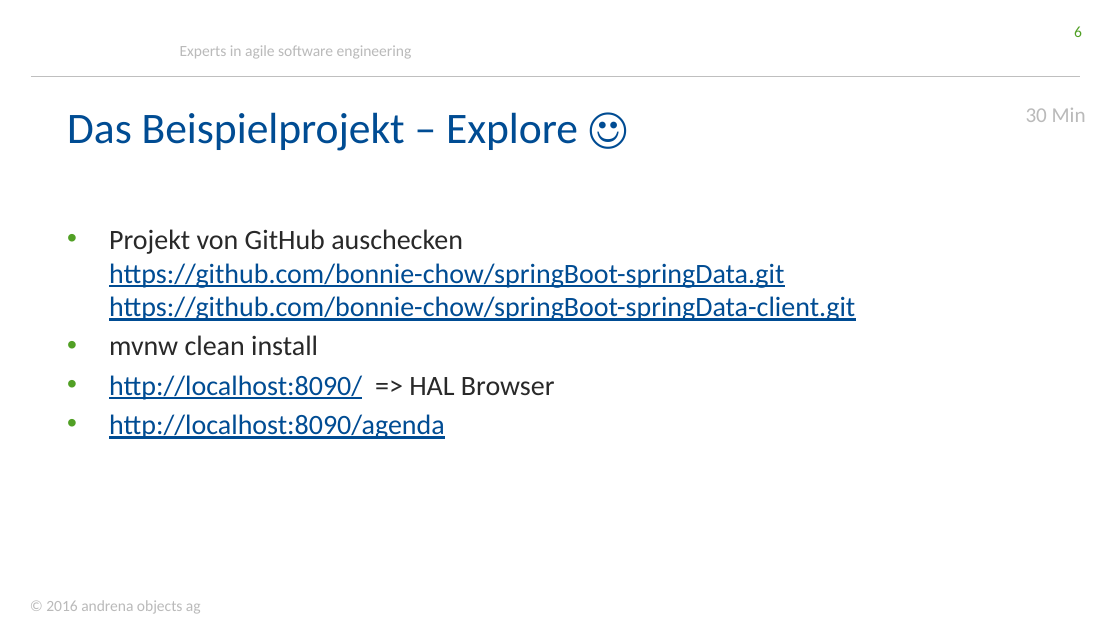
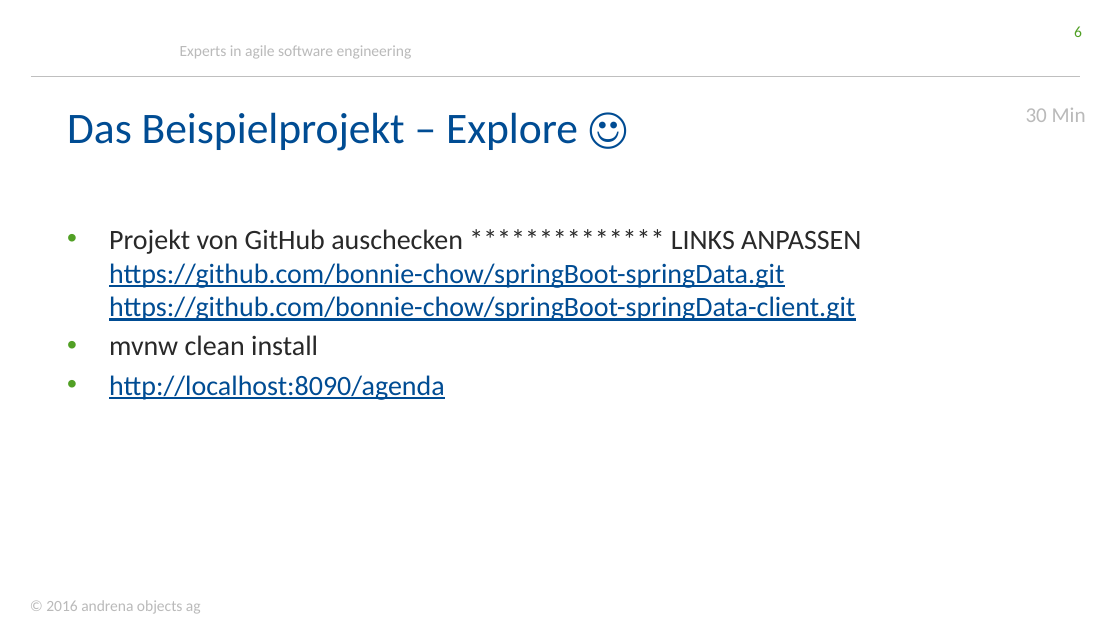
Before and after one commit to stklqt/oop-springboot-springdata-server, a slide deck: slide 6 of slidesXPDays.pptx. Drawn at 1120x630 pixels with LibreOffice and Linux fonts; fonts in the diff are those of the drawing; background and template pictures are left out. Boxes give left, top, right and bottom in pixels: in the first picture for what was removed or moved away, otherwise in the second. Text is boxed around its words. In the diff, an @@ line names an element or a change of style, - is before the commit and + after.

Commit message:
updated slides

```diff
--- a/slidesXPDays.pptx
+++ b/slidesXPDays.pptx
@@ text at [109, 229, 861, 321]: text changed @@
-• Projekt von GitHub auschecken
-  https://github.com/bonnie-chow/springBoot-springData.git
-  https://github.com/bonnie-chow/springBoot-springData-client.git
+• Projekt von GitHub auschecken ************** LINKS ANPASSEN
+  https://github.com/bonnie-chow/springBoot-springData.git
+  https://github.com/bonnie-chow/springBoot-springData-client.git
@@ text at [109, 375, 555, 400]: paragraph removed @@
-• http://localhost:8090/ => HAL Browser
```
Also in this commit, not shown: 1 other slide changed, 1 slide removed.
